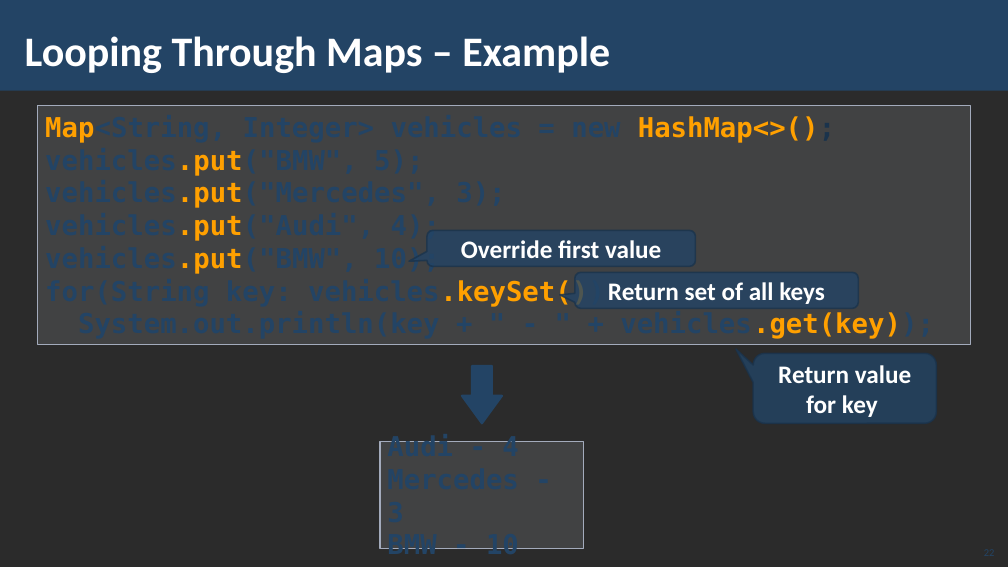
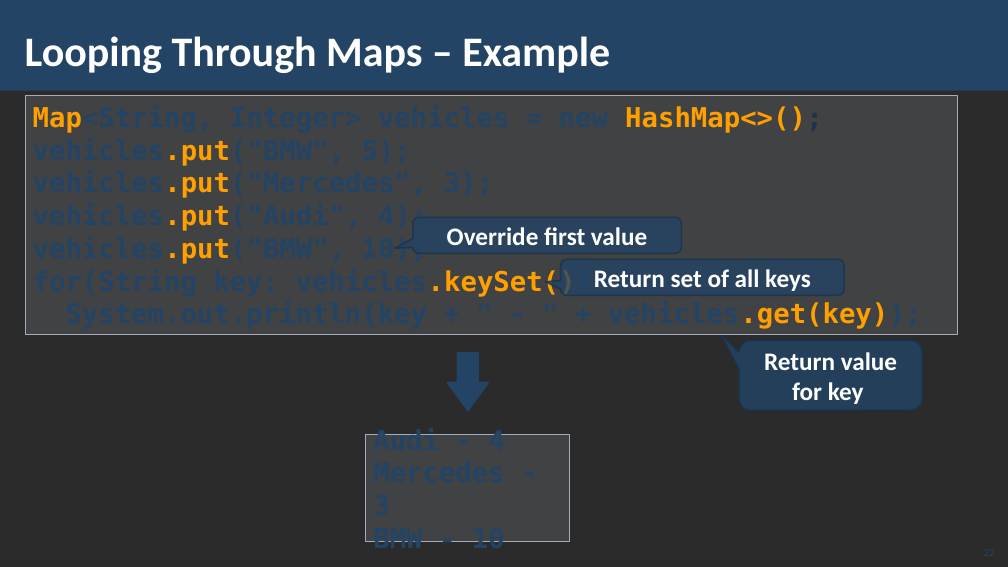
Before and after one commit to PetarPechev/Learning-Software-development, a slide deck: slide 22 of SoftUni/Java/Java Advanced/03. Sets and Maps Advanced/03. Java-Advanced-Sets-and-Maps-Advanced.pptx. Drawn at 1008x567 pixels with LibreOffice and Linux fonts; fonts in the diff are those of the drawing; background and template pictures are left out; a plain dark background stands for a picture behind light text. Boxes give left, top, right and bottom in pixels: in the first picture for what was removed or moved away, otherwise in the second. Text is boxed around its words. In the diff, an @@ line names an element or a change of style, - is before the commit and + after.

```diff
--- a/SoftUni/Java/Java Advanced/03. Sets and Maps Advanced/03. Java-Advanced-Sets-and-Maps-Advanced.pptx
+++ b/SoftUni/Java/Java Advanced/03. Sets and Maps Advanced/03. Java-Advanced-Sets-and-Maps-Advanced.pptx
@@ rectangle "Map<String, Integer> vehicles = new ...": place and size @@
-rectangle "Map<String, Integer> vehicles = new ..." at <box>38,105,970,344</box>
+rectangle "Map<String, Integer> vehicles = new ..." at <box>25,95,957,334</box>
@@ 3 rounded speech boxes, 1 down arrow: place and size @@
-3 rounded speech boxes, 1 down arrow at <box>427,231,936,423</box>
+3 rounded speech boxes, 1 down arrow at <box>413,217,923,411</box>
@@ rectangle "Audi - 4": place and size @@
-rectangle "Audi - 4" at <box>380,442,585,548</box>
+rectangle "Audi - 4" at <box>366,435,570,541</box>
```
Also in this commit, not shown: 20 other slides changed, 2 other files.
